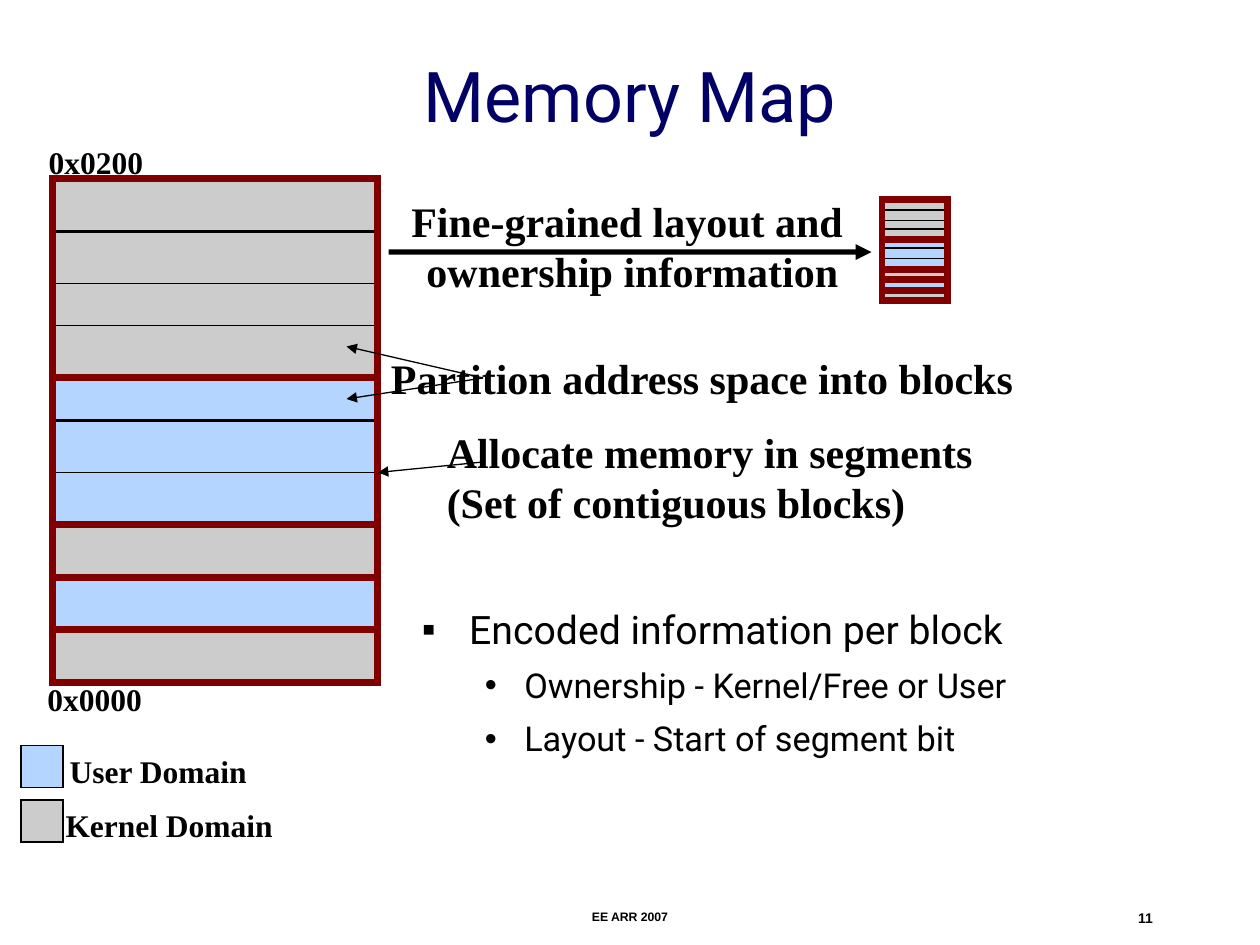
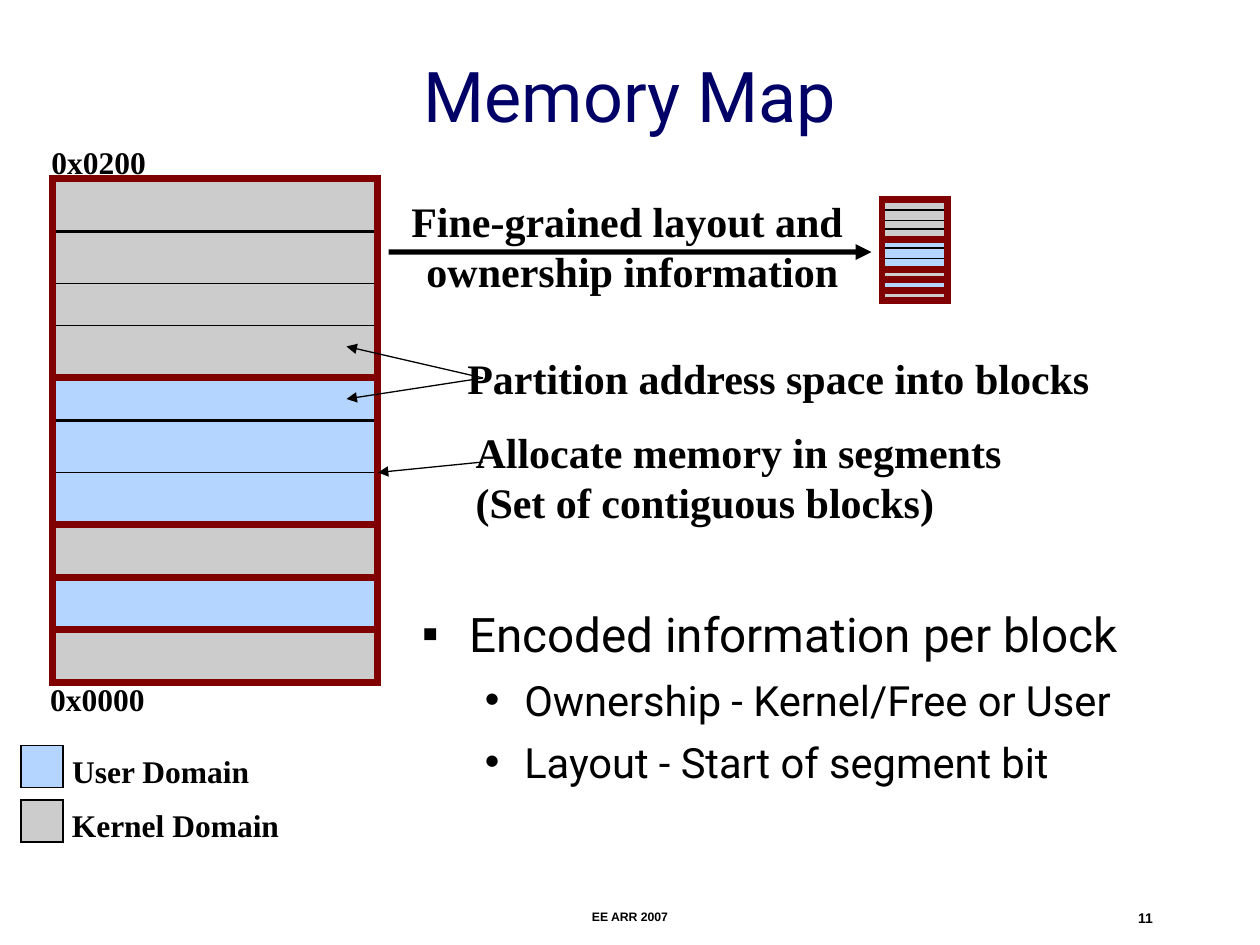
Before and after one commit to nesl/umpu, a slide deck: slide 11 of docs/ee-arr-2007/ee-arr.ppt. Drawn at 1260x945 pixels with LibreOffice and Linux fonts; fonts in the diff are those of the drawing. Boxes give left, top, right and bottom in pixels: in the first picture for what was removed or moved away, otherwise in the second. Text is boxed around its words. In the diff, an @@ line names an element or a change of style, - is before the commit and + after.

```diff
--- a/docs/ee-arr-2007/ee-arr.ppt
+++ b/docs/ee-arr-2007/ee-arr.ppt
@@ text "Partition address space into blocks": place and size @@
-text "Partition address space into blocks" at (391,362,1013,403)
+text "Partition address space into blocks" at (467,365,1089,403)
@@ text "Allocate memory in segments": place and size @@
-text "Allocate memory in segments" at (447,439,972,527)
+text "Allocate memory in segments" at (476,439,1001,527)
@@ text "Encoded information per block" at (469,615,1118,787): size 22.4 to 27.2 pt in "Encoded information per block"; size 19.6 to 23.8 pt in "Ownership - Kernel/Free or User", "Layout - Start of segment bit" @@
@@ text "Kernel Domain": place and size @@
-text "Kernel Domain" at (66,815,273,838)
+text "Kernel Domain" at (72,815,279,838)
```
Also in this commit, not shown: 20 other slides changed, 2 other files.
